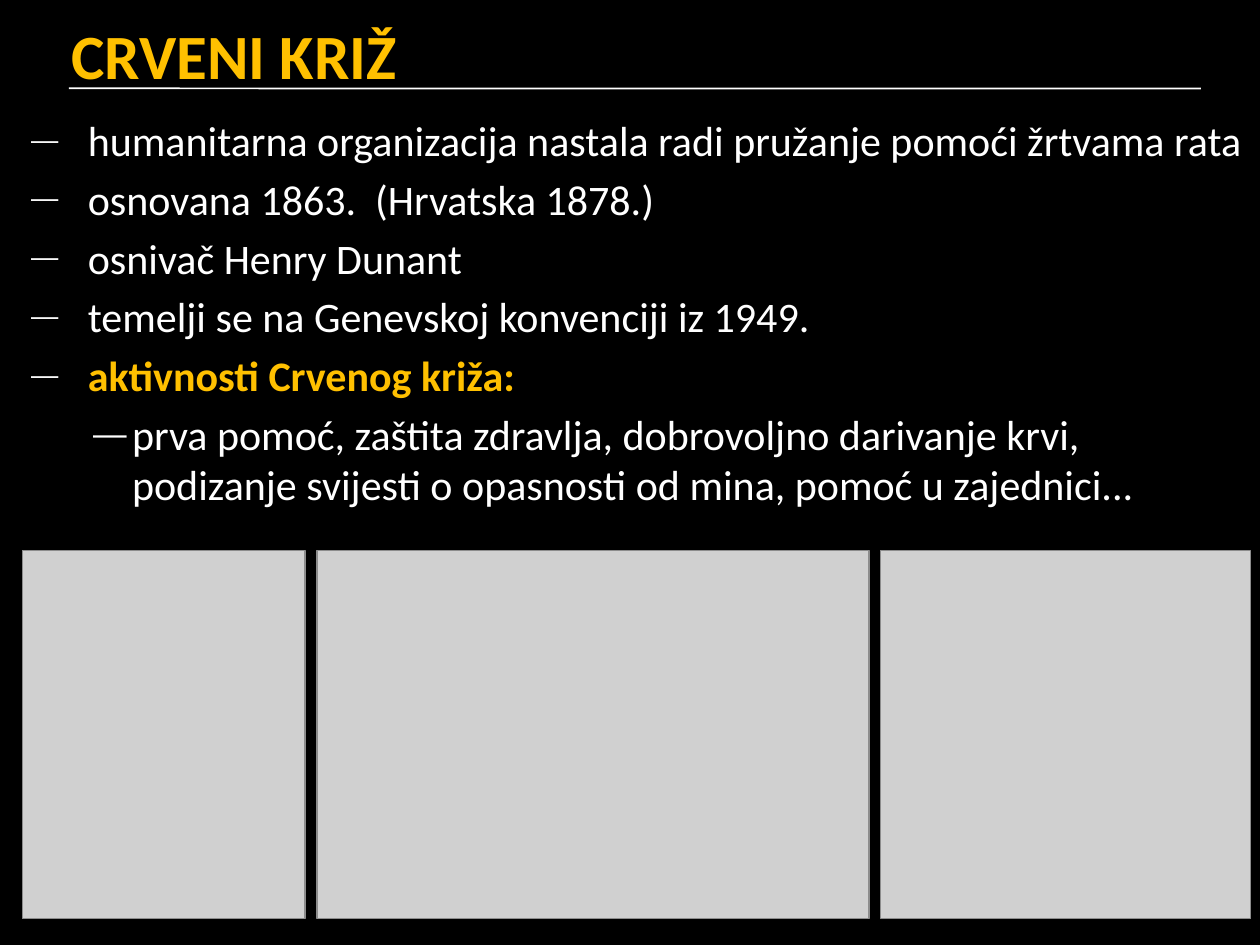
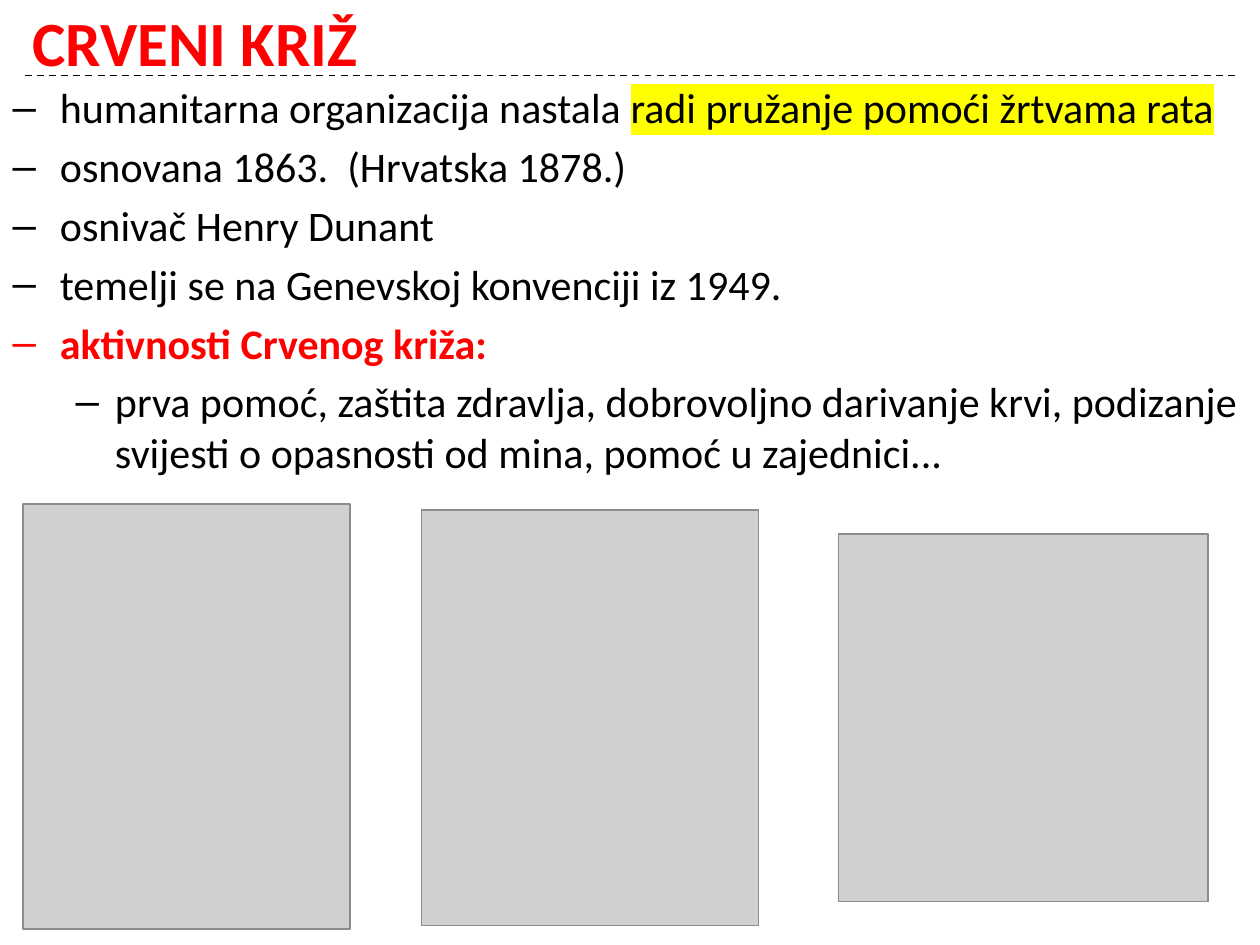
Before and after one commit to cornx/print, a slide deck: slide 7 of data/geografija/prezentacije/M2_001_RH_u_svjetskim_i_europskim_integracijama.pptx (slide 10 before the commit). Drawn at 1260x945 pixels with LibreOffice and Linux fonts; fonts in the diff are those of the drawing; grey boxes stand for pictures. Boxes give left, top, right and bottom in pixels: in the first picture for what was removed or moved away, otherwise in the second. Text is boxed around its words. In the diff, an @@ line names an element or a change of style, - is before the commit and + after.

```diff
--- a/data/geografija/prezentacije/M2_001_RH_u_svjetskim_i_europskim_integracijama.pptx
+++ b/data/geografija/prezentacije/M2_001_RH_u_svjetskim_i_europskim_integracijama.pptx
@@ background #000000 to #FFFFFF @@
@@ title "CRVENI KRIŽ": place and size @@
-title "CRVENI KRIŽ" at (71,27,397,90)
+title "CRVENI KRIŽ" at (32,14,358,76)
@@ title "CRVENI KRIŽ" at (32,14,358,76): text colour #FFC000 to #FF0000; vertical alignment top to middle @@
@@ text "humanitarna organizacija nastala radi pružanje ...": place and size @@
-text "humanitarna organizacija nastala radi pružanje ..." at (88,126,1241,508)
+text "humanitarna organizacija nastala radi pružanje ..." at (60,93,1237,476)
@@ text "humanitarna organizacija nastala radi pružanje ..." at (60,93,1237,476): text colour #FFFFFF to #000000; highlight none to #FFFF00 in "radi pružanje pomoći žrtvama rata"; text colour #FFC000 to #FF0000 in "aktivnosti Crvenog križa:"; bullet — to – @@
@@ line moved from (69, 88) - (1201, 88) to (25, 76) - (1235, 76) @@
@@ line (25, 76) - (1235, 76): stroke #FFFFFF 1 pt to #000000 1 pt dashed @@
@@ picture: place and size @@
-picture at (23,551,306,919)
+picture at (23,504,350,929)
@@ picture: place and size @@
-picture at (318,551,869,919)
+picture at (421,510,759,926)
@@ picture: place and size @@
-picture at (881,551,1251,919)
+picture at (838,534,1208,902)
```
Also in this commit, not shown: 9 other slides changed, 4 slides added, 6 slides removed, 1 other file.
